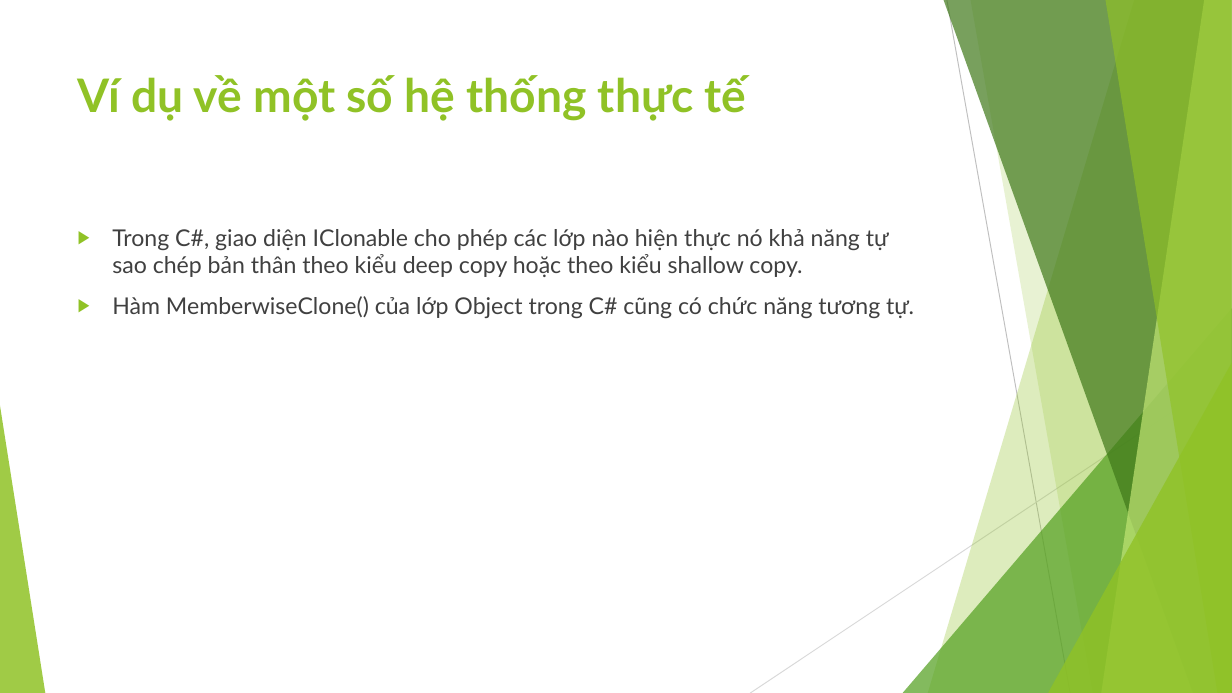
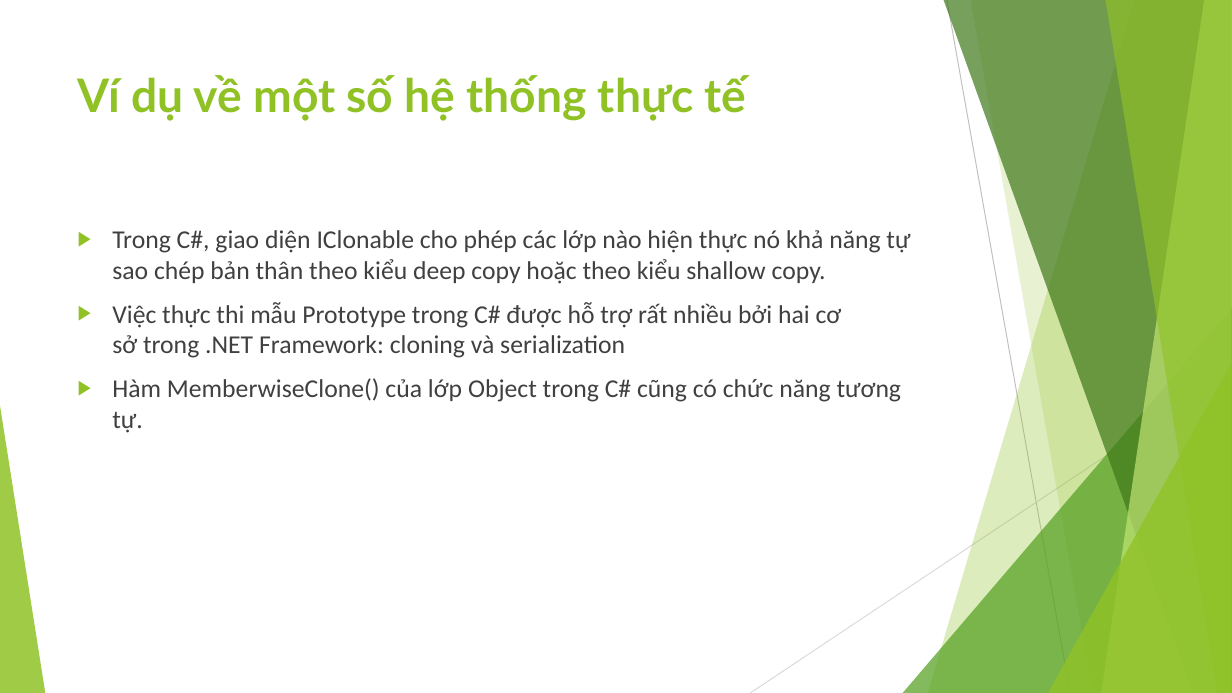
Before and after one commit to ChrisJamison/design_pattern, a slide deck: slide 11 of Báo cáo cuối kỳ/4. Prototype/Slide.pptx. Drawn at 1232x693 pixels with LibreOffice and Linux fonts; fonts in the diff are those of the drawing. Boxes give left, top, right and bottom in pixels: in the first picture for what was removed or moved away, otherwise in the second. Text is boxed around its words. In the diff, an @@ line names an element or a change of style, - is before the commit and + after.

Commit message:
Complete Prototype - Demo updating...

```diff
--- a/Báo cáo cuối kỳ/4. Prototype/Slide.pptx
+++ b/Báo cáo cuối kỳ/4. Prototype/Slide.pptx
@@ text at <box>112,230,910,433</box>: size 18 to 20 pt, font Lato to Calibri in "Trong C#, giao diện IClonable cho phép ...", "Hàm MemberwiseClone() của lớp Object trong C# ..." @@
@@ text at <box>112,302,842,358</box>: paragraph added @@
+▶ Việc thực thi mẫu Prototype trong C# được hỗ trợ rất nhiều bởi hai cơ sở trong .NET Framework: cloning và serialization
```
Also in this commit, not shown: 10 other slides changed, 2 slides added, 1 slide removed, 15 other files.
